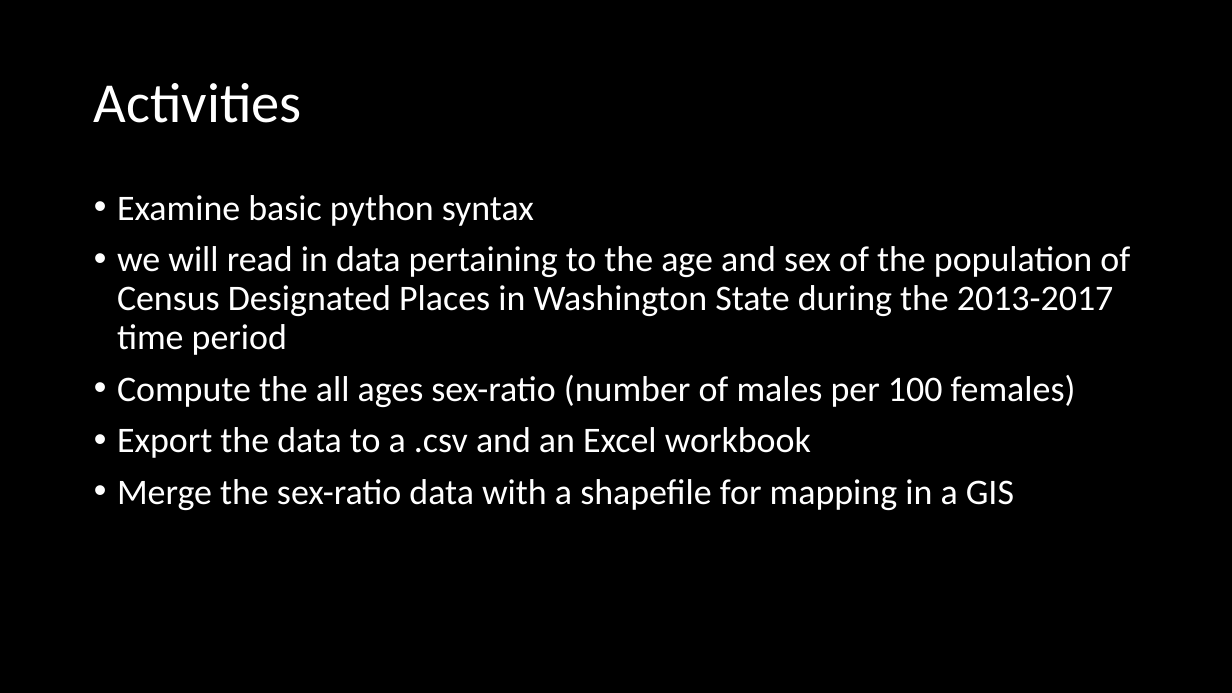
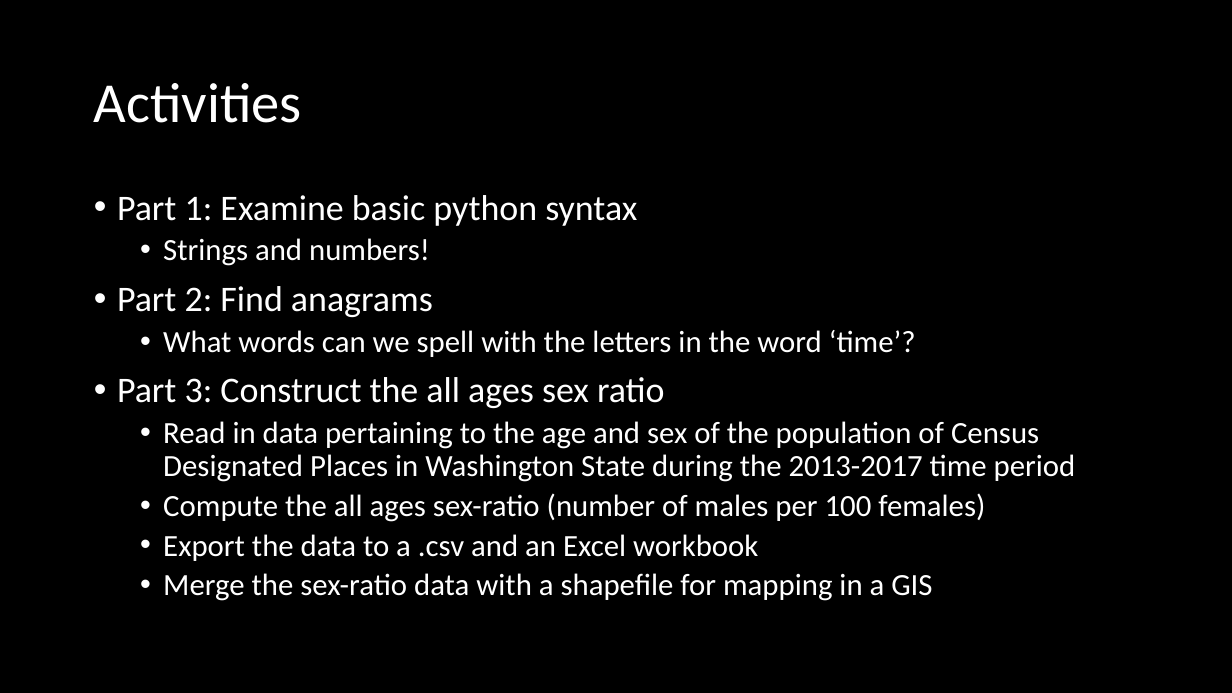
Before and after one commit to mike-babb/intro_to_python, a slide deck: slide 9 of Introduction to Python.pptx. Drawn at 1232x693 pixels with LibreOffice and Linux fonts; fonts in the diff are those of the drawing. Boxes give left, top, right and bottom in pixels: in the first picture for what was removed or moved away, otherwise in the second. Text is boxed around its words. In the diff, an @@ line names an element or a change of style, - is before the commit and + after.

Commit message:
updates to deck and code

```diff
--- a/Introduction to Python.pptx
+++ b/Introduction to Python.pptx
@@ text at (117,195,1076,482): text changed; size 28 to 24 pt @@
-• Examine basic python syntax
-• we will read in data pertaining to the age and sex of the population of Census Designated Places in Washington State during the 2013-2017 time period
+• Part 1: Examine basic python syntax
+  • Strings and numbers!
+• Part 2: Find anagrams
+  • What words can we spell with the letters in the word ‘time’?
+• Part 3: Construct the all ages sex ratio
+  • Read in data pertaining to the age and sex of the population of Census Designated Places in Washington State during the 2013-2017 time period
@@ text at (163,493,985,601): size 28 to 24 pt in "Compute the all ages sex-ratio (number of ...", "Export the data to a .csv and ...", "Merge the sex-ratio data with a shapefile ..."; list level 1 to 2 in "Compute the all ages sex-ratio ..."; list level 1 to 2 in "Export the data to a ..."; list level 1 to 2 in "Merge the sex-ratio data with ..." @@
```
Also in this commit, not shown: 36 other files.
